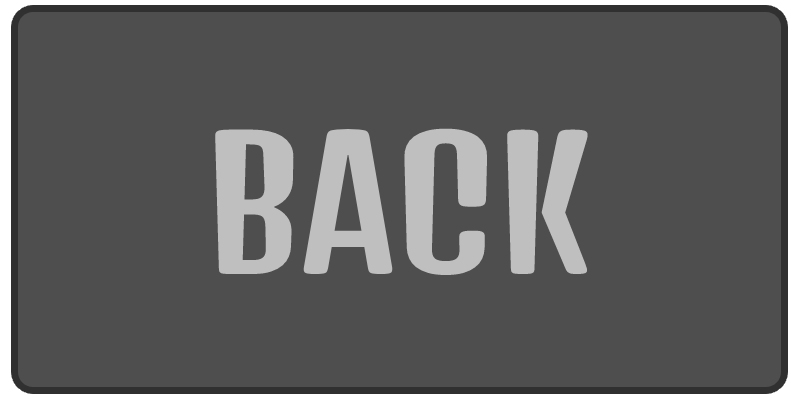
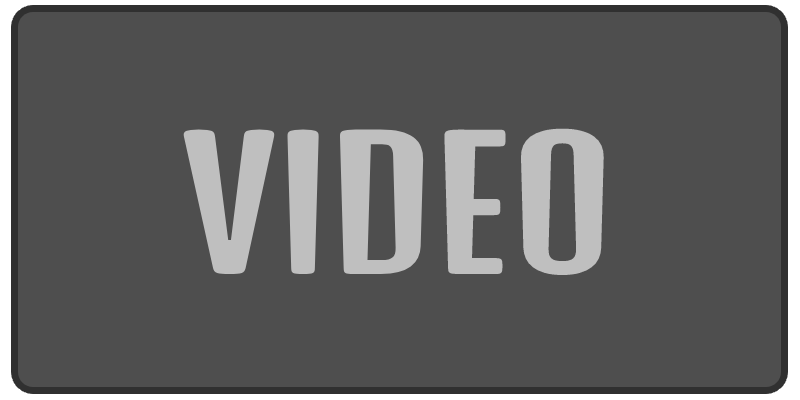
Revision of a layered 800 x 400 image; what changed, layer by layer:
added layer "VIDEO" above "BACK" over [left=183, top=128, right=604, bottom=275]
hid "BACK" over [left=215, top=128, right=588, bottom=275]
